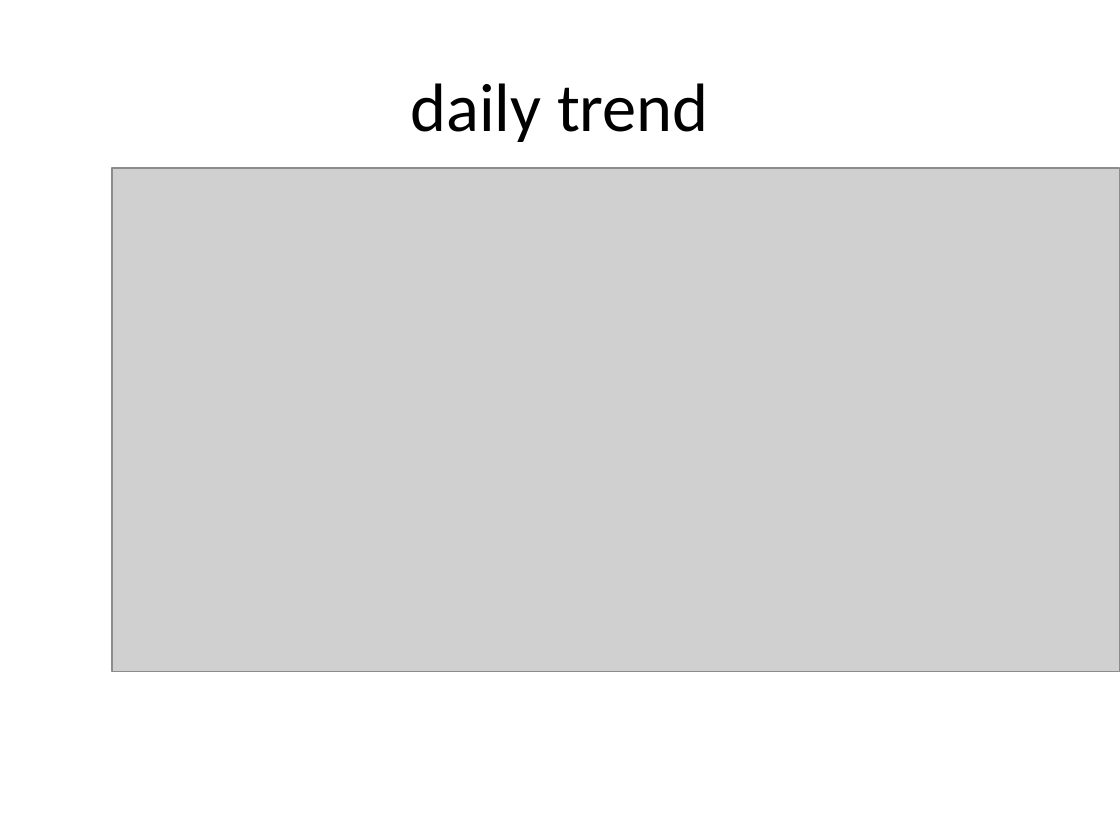
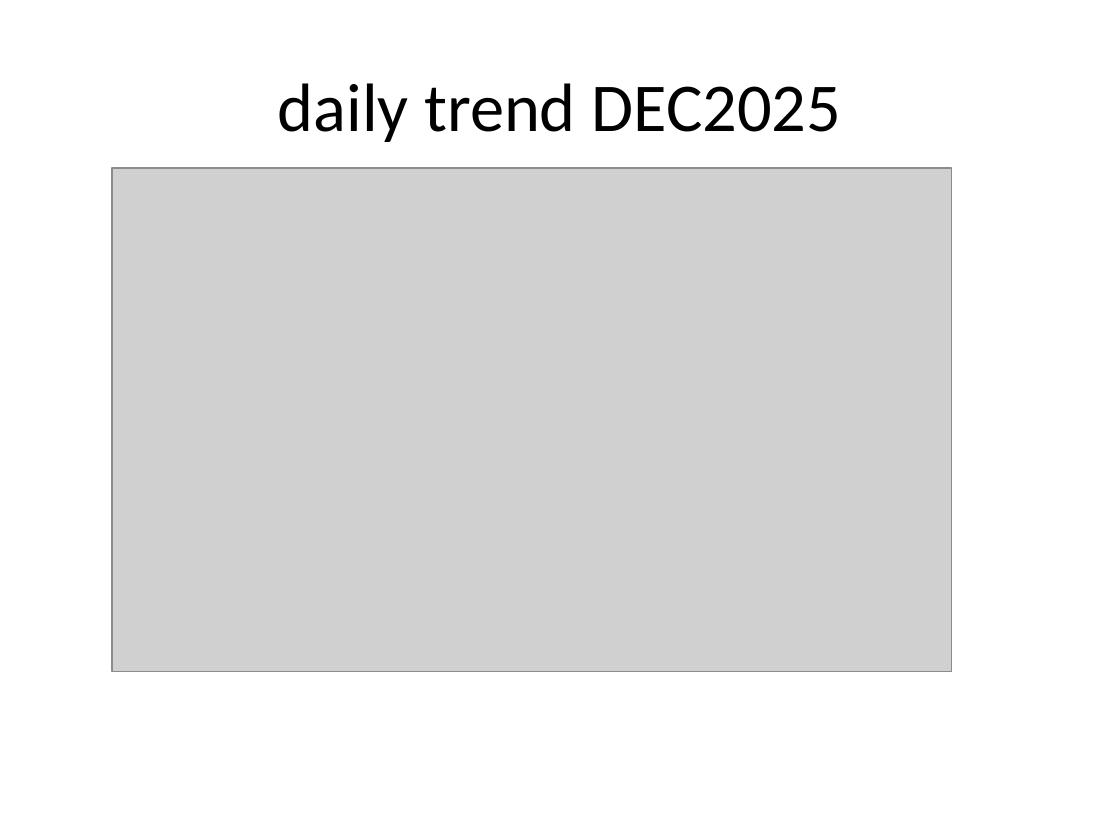
Before and after one commit to sanjaykoul/GenSight-Issue-Insight-Automator, a slide deck: slide 5 of reports/DEC2025/Monthly_Issue_Insights_DEC2025.pptx. Drawn at 1120x840 pixels with LibreOffice and Linux fonts; fonts in the diff are those of the drawing; grey boxes stand for pictures. Boxes give left, top, right and bottom in pixels: in the first picture for what was removed or moved away, otherwise in the second. Text is boxed around its words. In the diff, an @@ line names an element or a change of style, - is before the commit and + after.

```diff
--- a/reports/DEC2025/Monthly_Issue_Insights_DEC2025.pptx
+++ b/reports/DEC2025/Monthly_Issue_Insights_DEC2025.pptx
@@ title at bbox=[278, 83, 841, 142]: text changed @@
-daily trend
+daily trend DEC2025
@@ picture: place and size @@
-picture at bbox=[112, 168, 1120, 672]
+picture at bbox=[112, 168, 952, 672]
```
Also in this commit, not shown: 2 other slides changed, 10 other files.
